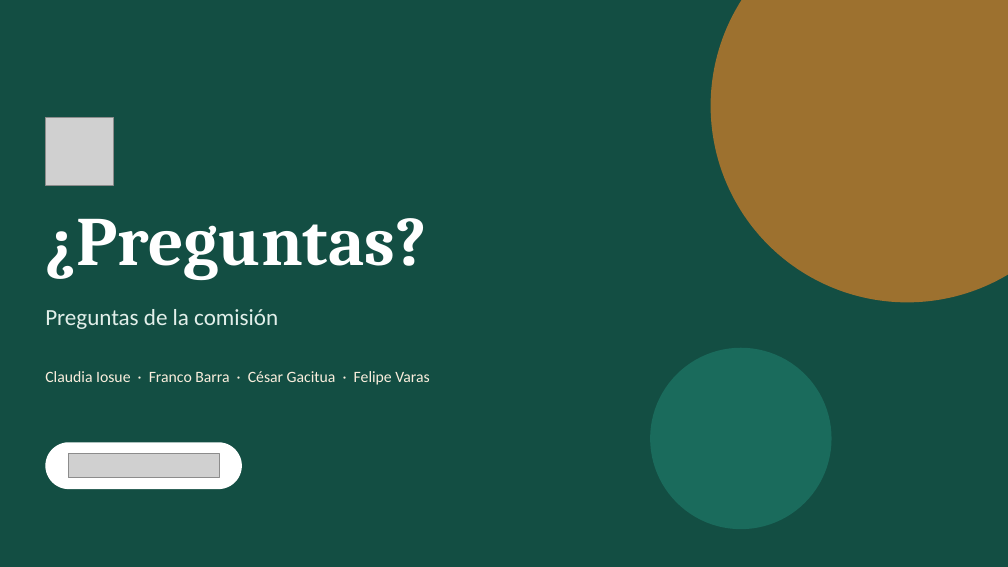
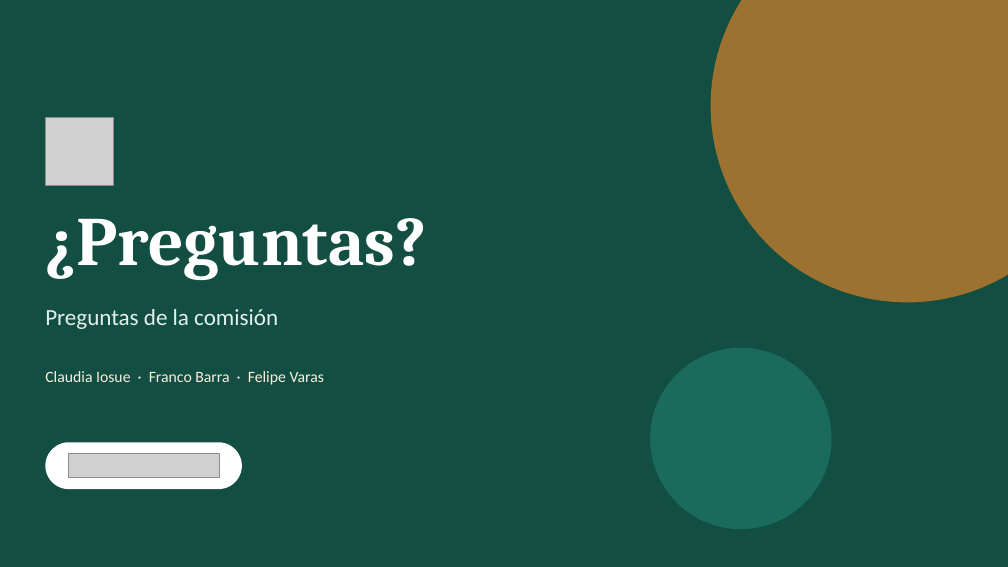
Before and after one commit to agecare-capstone/agecare-docs, a slide deck: slide 17 of Fase 2/Evidencias Proyecto/AgeCare_Presentacion_final_1.pptx. Drawn at 1008x567 pixels with LibreOffice and Linux fonts; fonts in the diff are those of the drawing; grey boxes stand for pictures. Boxes give left, top, right and bottom in pixels: in the first picture for what was removed or moved away, otherwise in the second. Text is boxed around its words. In the diff, an @@ line names an element or a change of style, - is before the commit and + after.

```diff
--- a/Fase 2/Evidencias Proyecto/AgeCare_Presentacion_final_1.pptx
+++ b/Fase 2/Evidencias Proyecto/AgeCare_Presentacion_final_1.pptx
@@ text at bbox=[45, 371, 324, 385]: text changed @@
-Claudia Iosue · Franco Barra · César Gacitua · Felipe Varas
+Claudia Iosue · Franco Barra · Felipe Varas
```
Also in this commit, not shown: 1 other slide changed, 10 other files.
